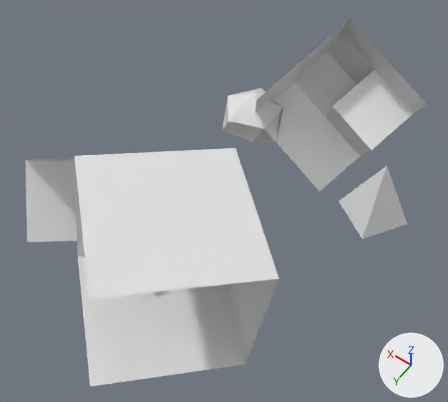
The Blender file samplefile.blend, before and after one commit.
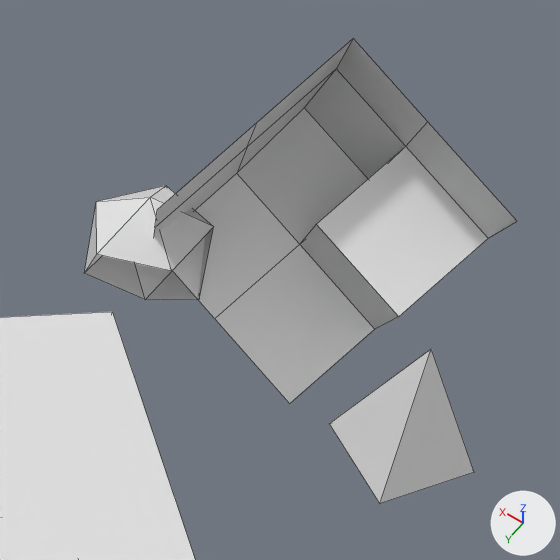
Old and new are each drawn whole from a camera (50 mm lens) standing at (-4.8, 16.13, 13.04) and looking at (0.32, 8.96, 1.78) and again close up on the part from 41% to 100% of the width and 0% to 66% of the height. Arrows for +X, +Y and +Z are at lower right; the lights stay in place. The close-ups show mesh edges as thin lines.
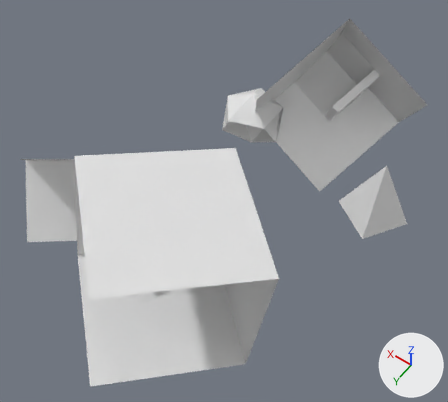
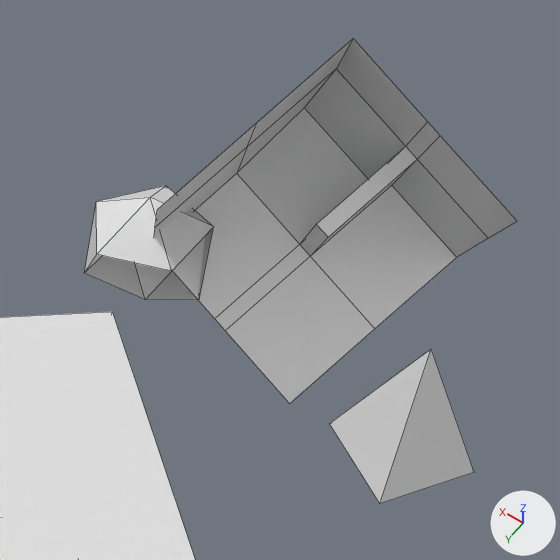
Boxes [x1, y1, x2, y2] around the edits, measured in the close-ups (560 x 560 px):
part 1 of me_cube, built on
    both: [215, 122, 517, 404]

The change, as a list of edits to the scene's bpy script:
```text
Change me_cube:
    where me_cube.from_pydata(...)  # 51 vertices, 39 faces; spans x -3.04..3.14, y 2.62..14.21, z -1.34..5.63
    used by ob_cube; location = (0.0, 0.0, 0.0)
    verts and faces of me_cube; kept vertices keep their numbers, new ones are numbered from 51
    before: 0 (0.05, 4.27, 1.28) at pixel (316, 224), 1 (0.57, 3.48, 0.0) at pixel (299, 244), 2 (1.06, 4.85, -0.65) at pixel (214, 318), 3 (-1.38, 4.46, 0.59) at pixel (398, 316), 4 (-0.86, 3.66, -0.69) at pixel (374, 329)
    before: 5 (-0.36, 5.04, -1.34) at pixel (289, 403), 37 (-1.85, 3.14, 1.21) at pixel (488, 238), 38 (-0.43, 2.95, 1.9) at pixel (405, 146), 39 (-2.25, 3.75, 2.2) at pixel (517, 221), 40 (-0.83, 3.56, 2.89) at pixel (427, 121)
    me_cube part 1
    add delete_vertices([3, 4])  # with the faces that use them
    add delete_faces([(37, 38, 40, 39)])
    add verts[51] = (0.36, 3.5, -0.1)  # pixel (310, 256)
    add verts[52] = (0.86, 4.87, -0.75)  # pixel (225, 330)
    add verts[53] = (-0.16, 4.3, 1.18)  # pixel (328, 237)
    add verts[54] = (-0.63, 2.98, 1.81)  # pixel (417, 159)
    add verts[55] = (-1.03, 3.59, 2.79)  # pixel (440, 135)
    add verts[56] = (-0.86, 3.67, -0.69)  # pixel (374, 328)
    add verts[57] = (-1.34, 2.35, -0.07)  # pixel (456, 257)
    add verts[58] = (-0.12, 2.19, 0.53)  # pixel (391, 185)
    add faces += [(5, 52, 51, 56), (38, 40, 55, 54), (0, 38, 54, 53), (37, 54, 55, 39), (1, 51, 52, 2), (0, 53, 51, 1)]
    add faces += [(51, 58, 57, 56), (51, 53, 54, 58), (37, 57, 58, 54)]
```
